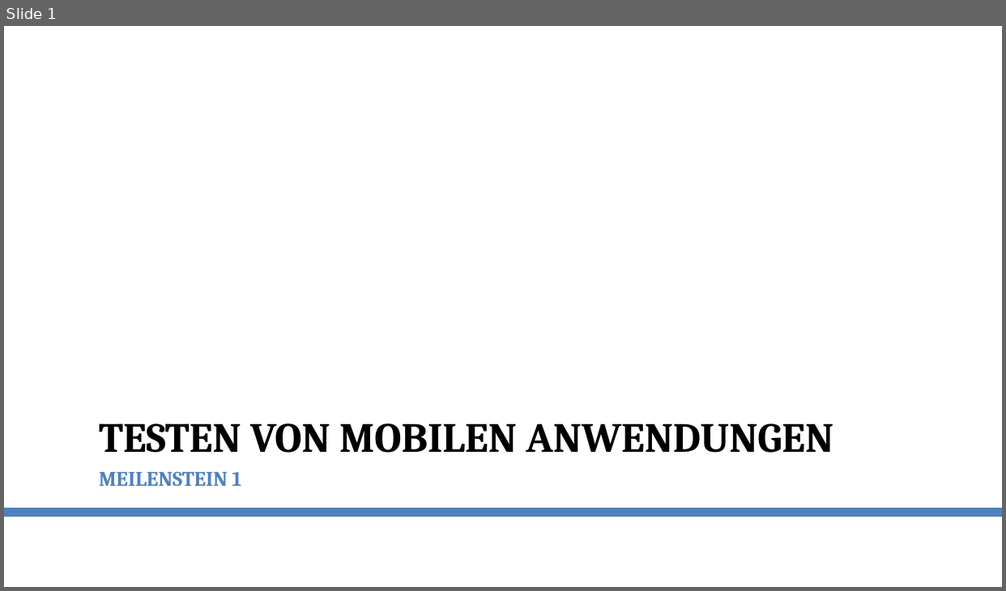
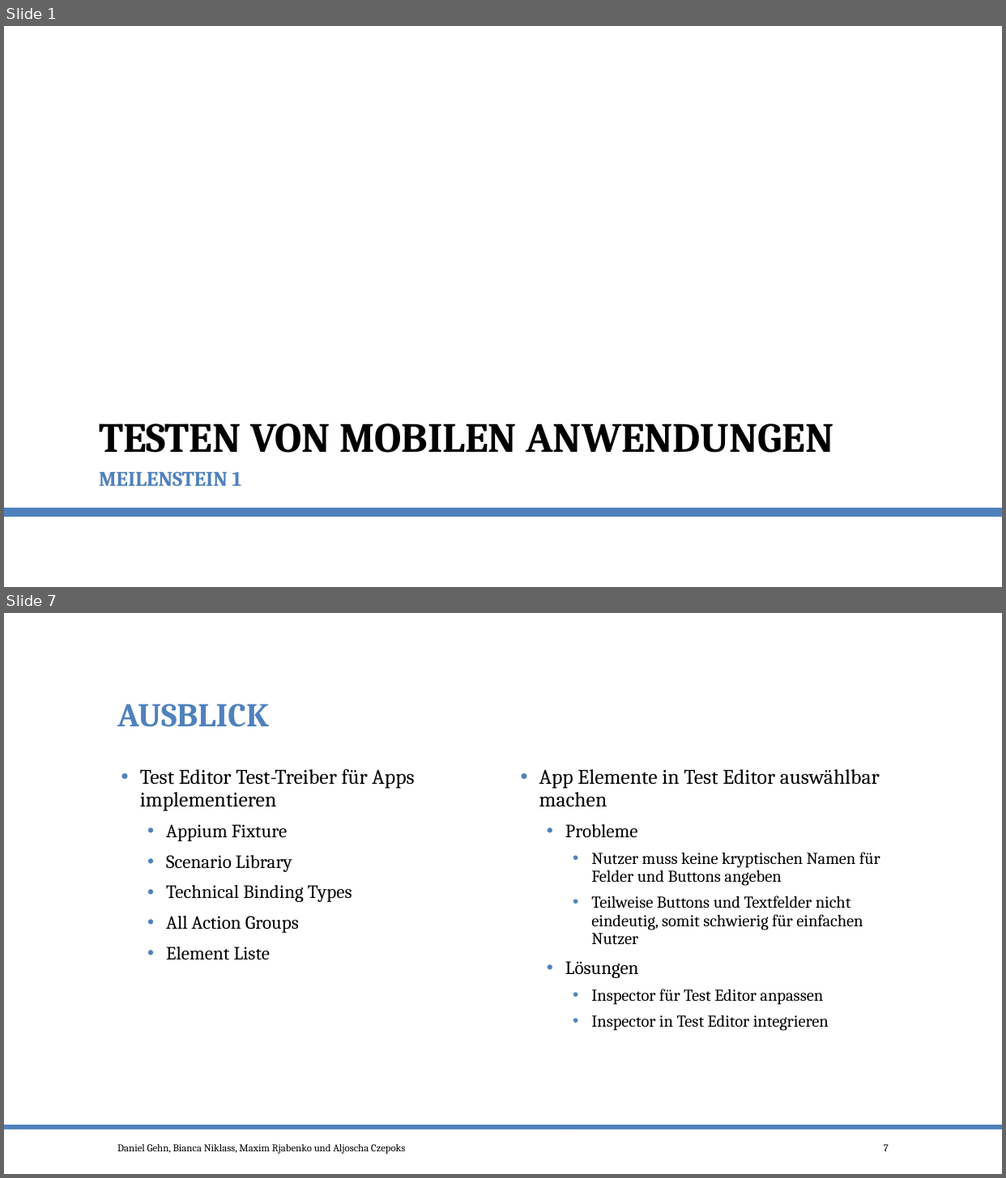
Before and after one commit to po-test-ws-2015/test-cycle, a slide deck: TestenMileStone1.pptx. Shown one above the other, each under a label of ours: slide 1 before the commit, slides 1 and 7 after it; the slides between them are not shown. The pictures are 1006x591 and 1006x1178 pixels, drawn with LibreOffice and Linux fonts; fonts in the diff are those of the drawing. Boxes give left, top, right and bottom in pixels: in the first picture for what was removed or moved away, otherwise in the second. Text is boxed around its words. In the diff, an @@ line names an element or a change of style, - is before the commit and + after.

Commit message:
Hürden aktualisiert Ausblick aktualisiert

```diff
--- a/TestenMileStone1.pptx
+++ b/TestenMileStone1.pptx
@@ slide 7 added at <box>4,613,1002,1174</box>, background #FFFFFF @@
@@ title added at <box>117,704,269,727</box>, 32 pt, text #4F81BD, bold @@
+AUSBLICK
@@ text added at <box>140,769,414,960</box>, 18 pt, text #000000 @@
+• Test Editor Test-Treiber für Apps implementieren
+  • Appium Fixture
+  • Scenario Library
+  • Technical Binding Types
+  • All Action Groups
+  • Element Liste
@@ text added at <box>539,769,880,1031</box>, 16 pt, text #000000 @@
+• App Elemente in Test Editor auswählbar machen
+  • Probleme
+    • Nutzer muss keine kryptischen Namen für Felder und Buttons angeben
+    • Teilweise Buttons und Textfelder nicht eindeutig, somit schwierig für einfachen Nutzer
+  • Lösungen
+    • Inspector für Test Editor anpassen
+    • Inspector in Test Editor integrieren
@@ rectangle added at <box>4,1125,1002,1130</box>, fill #4F81BD @@
@@ rectangle added at <box>4,1125,1002,1130</box>, fill #4F81BD @@
@@ text added at <box>117,1144,405,1154</box>, 10 pt, text #000000 @@
+Daniel Gehn, Bianca Niklass, Maxim Rjabenko und Aljoscha Czepoks
@@ page number added at <box>884,1144,889,1152</box>, 10 pt, text #000000 @@
+7
```
Also in this commit, not shown: 4 slides changed, 1 other slide added.
